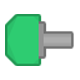
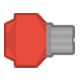
Comparing the layer stacks of the two 80 x 80 images. Changes:
added group "redgun" with 2 layers above "towerDefense_tile249" over [4, 13, 75, 68]
added layer "Layer 1" in group "redgun" over [51, 36, 72, 45]
added layer "towerDefense_tile250" in group "redgun" over [4, 13, 75, 68]
hid "towerDefense_tile249" over [5, 14, 74, 66]
